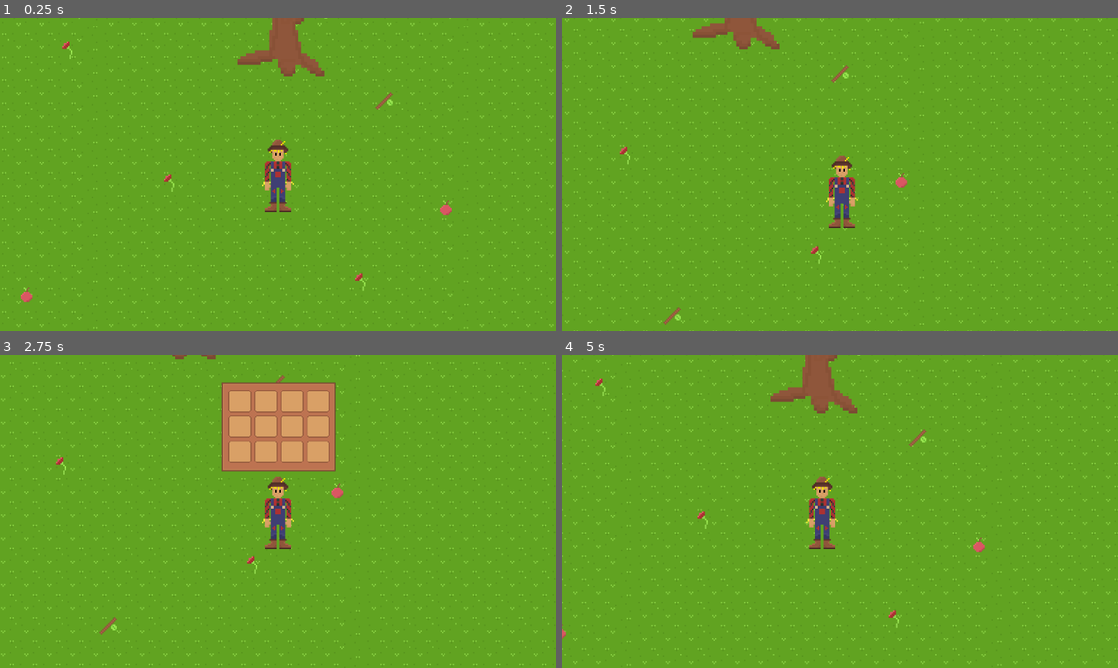
Above: before the commit, frames 1-4 (two rows, left to right).
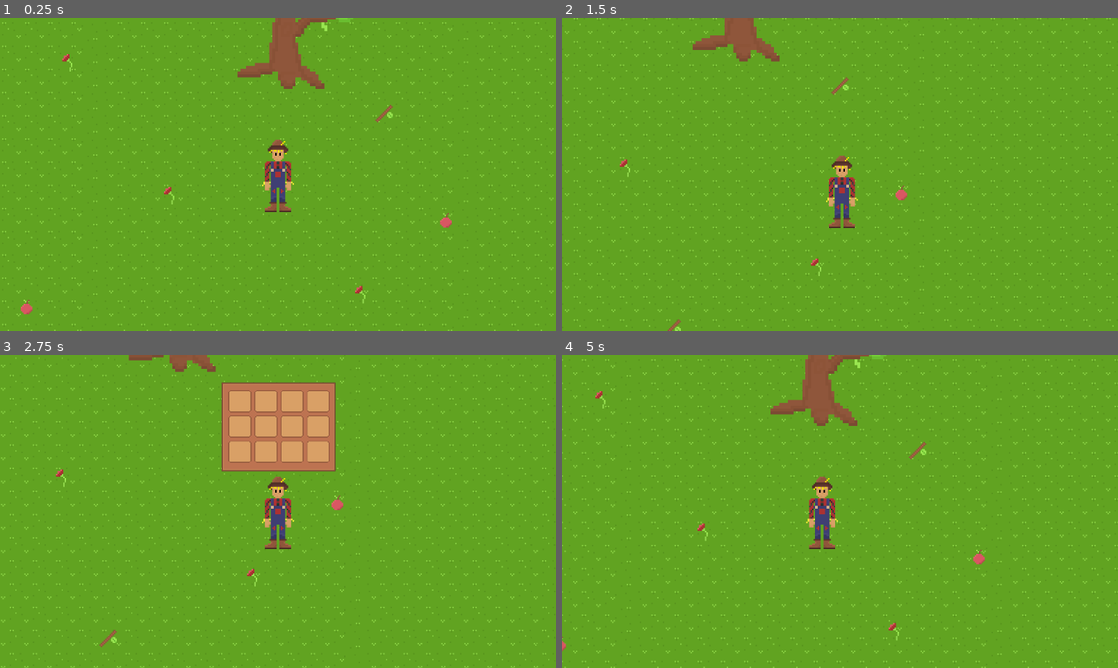
Above: after the commit, the same moments.

Repository: Untitled-Productions/Crow-Cook
Game: Godot game, scene res://test_room.tscn
Two runs of this game, one before a commit and one after it. Both use one fixed random seed, a clock stepped at 60 frames per second and the inputs below.
Inputs (mouse positions are in pixels of both pictures, inside the frame that each line leads up to):
- Up to frame 1 (0.25 s): no input
- Up to frame 2 (1.5 s): tap Enter (ui_accept) at 0.5, 0.77 s; move the mouse to (962, 158) at 0.52 s; hold Right (ui_right) 0.53-1.28 s; move the mouse to (728, 190) at 1.27 s; hold Down (ui_down) from 1.28 s (still down)
- Up to frame 3 (2.75 s): tap Enter (ui_accept) at 1.52 s; move the mouse to (333, 442) at 2.02 s; release Down (ui_down) at 2.03 s; hold Right (ui_right) from 2.03 s (still down)
- Up to frame 4 (5 s): release Right (ui_right) at 2.75 s; click (801, 401) at 2.77 s; tap Enter (ui_accept) at 3.5, 3.77, 4.52 s; move the mouse to (812, 574) at 3.52 s; hold Up (ui_up) 3.53-4.28 s; move the mouse to (1006, 558) at 4.27 s; hold Left (ui_left) from 4.28 s (still down)

The runs differ from the first frame. In frame 1, 5.5% of the frame differs, in the area x 0-100%, y 0-100%; in frame 2, 5.1%; in frame 3, 4.1%; in frame 4, 5.4%.

Commit message:
hsliugheriuoghaesiupghgparsiugjqerwiupgjqwkj
btrsefdsa

Diff:
--- a/test_room.tscn
+++ b/test_room.tscn
@@ -58,7 +58,7 @@
 position = Vector2(1243, 404)
 
 [node name="Player" parent="environmentalObjects" instance=ExtResource("1_p8o0l")]
-position = Vector2(1235, 575)
+position = Vector2(1235, 558)
 scale = Vector2(2, 2)
 
 [node name="MouseFollow" parent="." instance=ExtResource("7_f0xav")]
